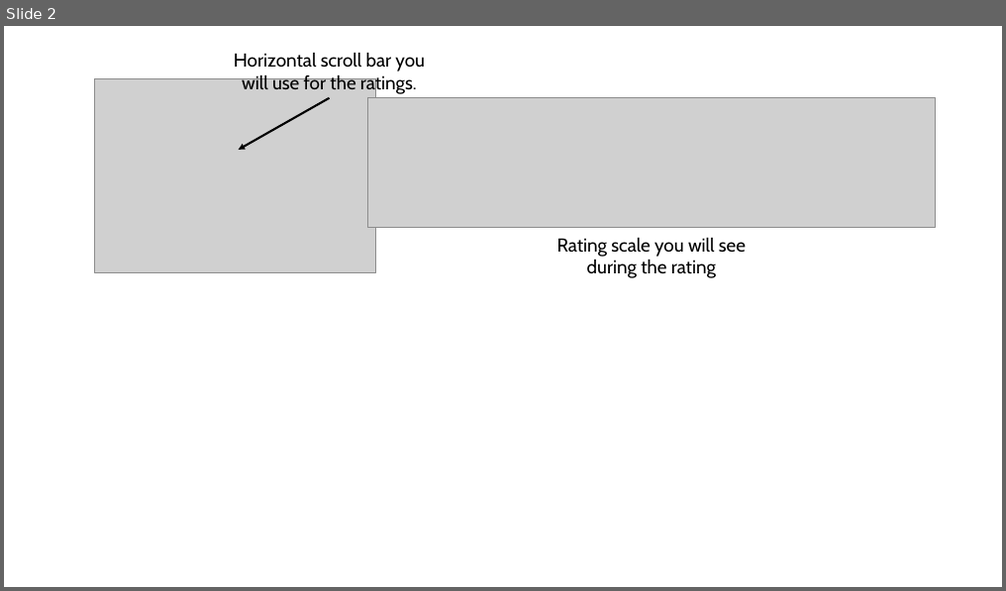
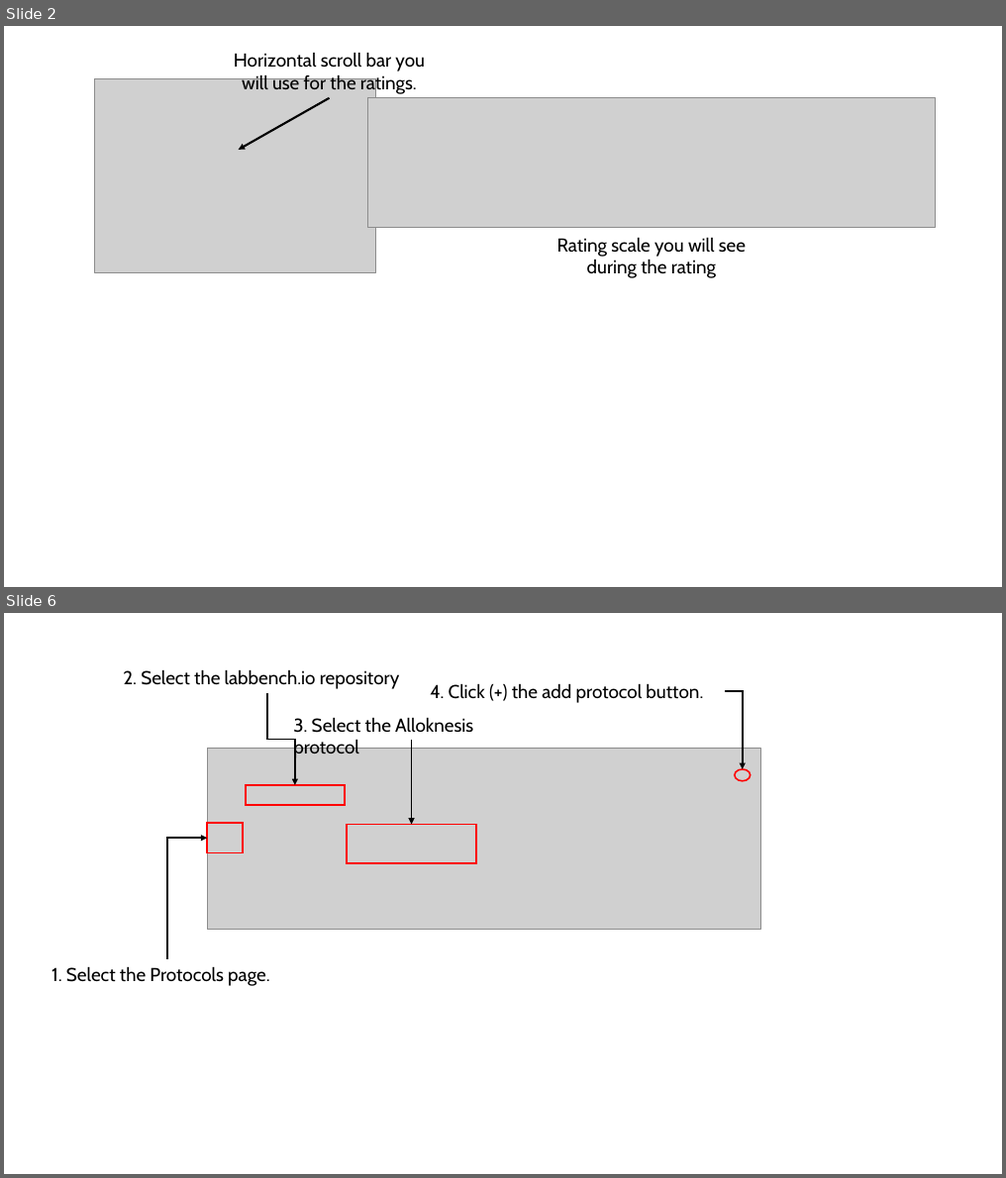
Before and after one commit to LabBench-Society/Protocols, a slide deck: docs/alloknesisDemo/Illustrations.pptx. Shown one above the other, each under a label of ours: slide 2 before the commit, slides 2 and 6 after it; the slides between them are not shown. The pictures are 1006x591 and 1006x1178 pixels, drawn with LibreOffice and Linux fonts; fonts in the diff are those of the drawing; grey boxes stand for pictures. Boxes give left, top, right and bottom in pixels: in the first picture for what was removed or moved away, otherwise in the second. Text is boxed around its words. In the diff, an @@ line names an element or a change of style, - is before the commit and + after.

Commit message:
Update to alloknesis demonstration protocol

```diff
--- a/docs/alloknesisDemo/Illustrations.pptx
+++ b/docs/alloknesisDemo/Illustrations.pptx
@@ slide 6 added at (x1=4, y1=613, x2=1002, y2=1174), background #FFFFFF @@
@@ text added at (x1=123, y1=669, x2=400, y2=689), 18 pt, text #000000 @@
+2. Select the labbench.io repository
@@ elbow arrow added from (267, 693) to (295, 785), #000000 1.5 pt @@
@@ text added at (x1=430, y1=683, x2=703, y2=703), 18 pt, text #000000 @@
+4. Click (+) the add protocol button.
@@ elbow arrow added from (725, 691) to (743, 769), #000000 1.5 pt @@
@@ text added at (x1=293, y1=717, x2=473, y2=760), 18 pt, text #000000 @@
+3. Select the Alloknesis protocol
@@ picture added at (x1=207, y1=748, x2=760, y2=930) @@
@@ elbow arrow added from (412, 740) to (412, 824), #000000 1.5 pt @@
@@ rectangle added at (x1=246, y1=785, x2=345, y2=805), outline #FF0000 1.5 pt @@
@@ ellipse added at (x1=735, y1=769, x2=750, y2=781), outline #FF0000 1.5 pt @@
@@ elbow arrow added from (167, 959) to (207, 839), #000000 1.5 pt @@
@@ rectangle added at (x1=207, y1=823, x2=242, y2=853), outline #FF0000 1.5 pt @@
@@ rectangle added at (x1=347, y1=824, x2=476, y2=863), outline #FF0000 1.5 pt @@
@@ text added at (x1=52, y1=966, x2=270, y2=986), 18 pt, text #000000 @@
+1. Select the Protocols page.
```
Also in this commit, not shown: 2 other slides added, 4 other files.
